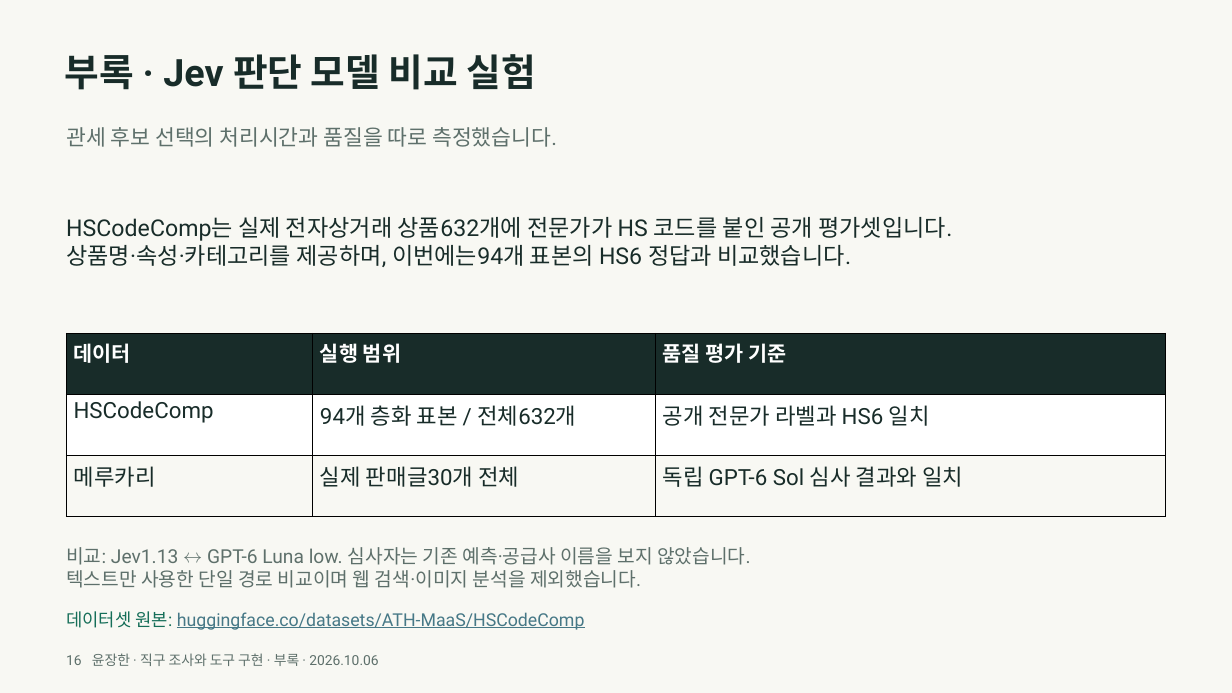
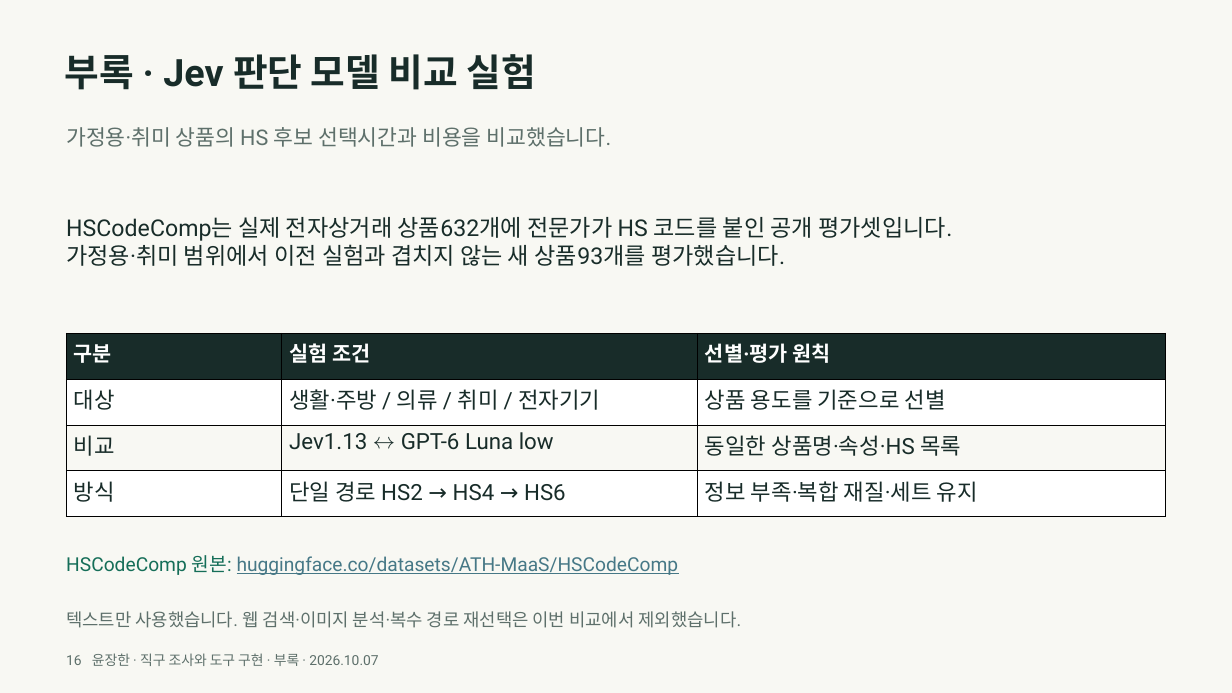
Before and after one commit to y00nZZang/crossborder-purchase-agent, a slide deck: slide 16 of portfolio/crossborder-portfolio.pptx. Drawn at 1232x693 pixels with LibreOffice and Linux fonts; fonts in the diff are those of the drawing. Boxes give left, top, right and bottom in pixels: in the first picture for what was removed or moved away, otherwise in the second. Text is boxed around its words. In the diff, an @@ line names an element or a change of style, - is before the commit and + after.

```diff
--- a/portfolio/crossborder-portfolio.pptx
+++ b/portfolio/crossborder-portfolio.pptx
@@ text at box(66, 127, 612, 147): text changed @@
-관세 후보 선택의 처리시간과 품질을 따로 측정했습니다.
+가정용·취미 상품의 HS 후보 선택시간과 비용을 비교했습니다.
@@ text at box(66, 240, 785, 266): text changed @@
-상품명·속성·카테고리를 제공하며, 이번에는94개 표본의 HS6 정답과 비교했습니다.
+가정용·취미 범위에서 이전 실험과 겹치지 않는 새 상품93개를 평가했습니다.
@@ table at box(67, 333, 1165, 517) @@
-row 1: 데이터 | 실행 범위 | 품질 평가 기준
-row 2: HSCodeComp | 94개 층화 표본 / 전체632개 | 공개 전문가 라벨과 HS6 일치
-row 3: 메루카리 | 실제 판매글30개 전체 | 독립 GPT-6 Sol 심사 결과와 일치
+row 1: 구분 | 실험 조건 | 선별·평가 원칙
+row 2: 대상 | 생활·주방 / 의류 / 취미 / 전자기기 | 상품 용도를 기준으로 선별
+row 3: 비교 | Jev1.13 ↔ GPT-6 Luna low | 동일한 상품명·속성·HS 목록
+row 4: 방식 | 단일 경로 HS2 → HS4 → HS6 | 정보 부족·복합 재질·세트 유지
@@ text at box(66, 555, 679, 575): text changed; text colour #5E706B to #467886 @@
-비교: Jev1.13 ↔ GPT-6 Luna low. 심사자는 기존 예측·공급사 이름을 보지 않았습니다.
-텍스트만 사용한 단일 경로 비교이며 웹 검색·이미지 분석을 제외했습니다.
+HSCodeComp 원본: huggingface.co/datasets/ATH-MaaS/HSCodeComp
@@ text at box(66, 611, 741, 628): text changed; text colour #467886 to #5E706B @@
-데이터셋 원본: huggingface.co/datasets/ATH-MaaS/HSCodeComp
+텍스트만 사용했습니다. 웹 검색·이미지 분석·복수 경로 재선택은 이번 비교에서 제외했습니다.
@@ text at box(66, 653, 378, 666): text changed @@
-16 윤장한 · 직구 조사와 도구 구현 · 부록 · 2026.10.06
+16 윤장한 · 직구 조사와 도구 구현 · 부록 · 2026.10.07
```
Also in this commit, not shown: 2 other slides changed, 3 other files.
